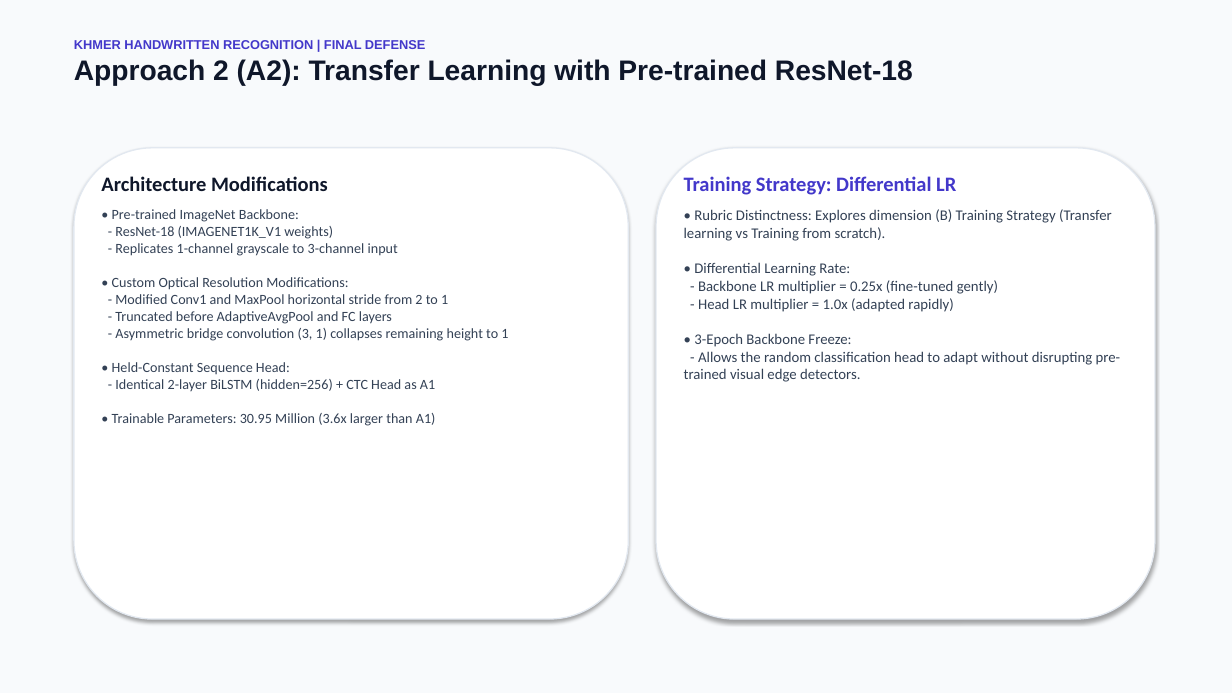
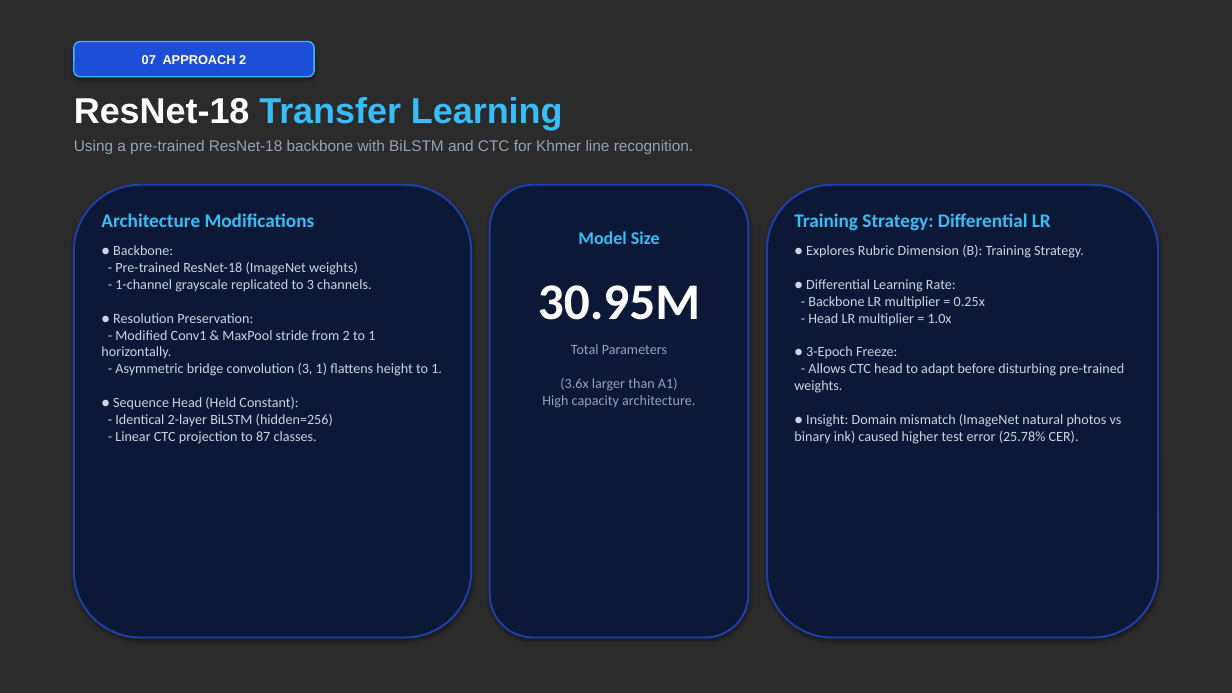
Before and after one commit to Thna17/khmer-handwritten-word-recognition, a slide deck: slide 7 of slides/Khmer_Handwritten_OCR_Presentation.pptx. Drawn at 1232x693 pixels with LibreOffice and Linux fonts; fonts in the diff are those of the drawing; background and template pictures are left out; a plain dark background stands for a picture behind light text. Boxes give left, top, right and bottom in pixels: in the first picture for what was removed or moved away, otherwise in the second. Text is boxed around its words. In the diff, an @@ line names an element or a change of style, - is before the commit and + after.

Commit message:
feat(slides): align PPTX deck 90%+ with reference images using dark-mode bg, glowing cyan accents, and real project metrics

```diff
--- a/slides/Khmer_Handwritten_OCR_Presentation.pptx
+++ b/slides/Khmer_Handwritten_OCR_Presentation.pptx
@@ background #FFFFFF to picture (left out) @@
@@ rectangle removed at (0, 0, 1232, 693) @@
@@ rounded rectangle added at (74, 42, 314, 77), fill #1D4ED8, outline #38BDF8 1 pt, 10 pt, text #FFFFFF, bold @@
+07 APPROACH 2
@@ text at (74, 97, 693, 154): text changed; size 22 to 12 pt; text colour #0F172A to #94A3B8; bold off @@
-KHMER HANDWRITTEN RECOGNITION | FINAL DEFENSE
-Approach 2 (A2): Transfer Learning with Pre-trained ResNet-18
+ResNet-18 Transfer Learning
+Using a pre-trained ResNet-18 backbone with BiLSTM and CTC for Khmer line recognition.
@@ rounded rectangle at (74, 185, 471, 638): fill #FFFFFF to #0B1936; outline #E2E8F0 1 pt to #1E40AF 1.5 pt @@
@@ rounded rectangle: place and size @@
-rounded rectangle at (74, 148, 628, 619)
+rounded rectangle at (74, 185, 471, 638)
@@ text "Architecture Modifications": place and size @@
-text "Architecture Modifications" at (101, 176, 508, 426)
+text "Architecture Modifications" at (101, 213, 442, 444)
@@ rounded rectangle added at (490, 185, 749, 638), fill #0B1936, outline #1E40AF 1.5 pt @@
@@ rounded rectangle: place and size @@
-rounded rectangle at (656, 148, 1155, 619)
+rounded rectangle at (767, 185, 1158, 638)
@@ rounded rectangle at (767, 185, 1158, 638): fill #FFFFFF to #0B1936; outline #E2E8F0 1 pt to #1E40AF 1.5 pt @@
@@ text "Training Strategy: Differential LR": place and size @@
-text "Training Strategy: Differential LR" at (684, 176, 1121, 382)
+text "Training Strategy: Differential LR" at (794, 213, 1124, 444)
@@ text at (101, 213, 315, 227): size 16 to 15 pt, text colour #0F172A to #38BDF8 in "Architecture Modifications" @@
@@ text added at (538, 231, 700, 408), 11 pt, text #94A3B8 @@
+Model Size
+30.95M
+Total Parameters
+(3.6x larger than A1)
+High capacity architecture.
@@ text at (794, 213, 1051, 231): size 16 to 15 pt, text colour #4338CA to #38BDF8 in "Training Strategy: Differential LR" @@
@@ text at (101, 245, 442, 444): text changed; text colour #334155 to #CBD5E1 @@
-• Pre-trained ImageNet Backbone:
-- ResNet-18 (IMAGENET1K_V1 weights)
-- Replicates 1-channel grayscale to 3-channel input
-• Custom Optical Resolution Modifications:
-- Modified Conv1 and MaxPool horizontal stride from 2 to 1
-- Truncated before AdaptiveAvgPool and FC layers
-- Asymmetric bridge convolution (3, 1) collapses remaining height to 1
-• Held-Constant Sequence Head:
-- Identical 2-layer BiLSTM (hidden=256) + CTC Head as A1
-• Trainable Parameters: 30.95 Million (3.6x larger than A1)
+● Backbone:
+- Pre-trained ResNet-18 (ImageNet weights)
+- 1-channel grayscale replicated to 3 channels.
+● Resolution Preservation:
+- Modified Conv1 & MaxPool stride from 2 to 1 horizontally.
+- Asymmetric bridge convolution (3, 1) flattens height to 1.
+● Sequence Head (Held Constant):
+- Identical 2-layer BiLSTM (hidden=256)
+- Linear CTC projection to 87 classes.
@@ text at (794, 245, 1124, 444): text changed; size 11.5 to 11 pt; text colour #334155 to #CBD5E1 @@
-• Rubric Distinctness: Explores dimension (B) Training Strategy (Transfer learning vs Training from scratch).
-• Differential Learning Rate:
-- Backbone LR multiplier = 0.25x (fine-tuned gently)
-- Head LR multiplier = 1.0x (adapted rapidly)
-• 3-Epoch Backbone Freeze:
-- Allows the random classification head to adapt without disrupting pre-trained visual edge detectors.
+● Explores Rubric Dimension (B): Training Strategy.
+● Differential Learning Rate:
+- Backbone LR multiplier = 0.25x
+- Head LR multiplier = 1.0x
+● 3-Epoch Freeze:
+- Allows CTC head to adapt before disturbing pre-trained weights.
+● Insight: Domain mismatch (ImageNet natural photos vs binary ink) caused higher test error (25.78% CER).
```
Also in this commit, not shown: 6 other slides changed, 7 slides added, 7 slides removed, 1 other file.
